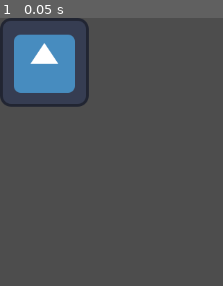
Above: before the commit, frame 1.
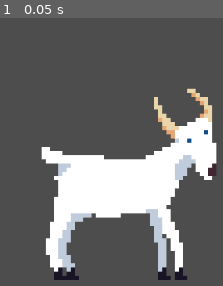
Above: after the commit, the same moment.

Repository: TigerJ/Mac-Testing
Game: Godot game, scene res://Scenes/ui.tscn
The game is run twice, just before and just after one commit, with the same random seed, the same clock (stepped at 60 frames per second) and the same inputs. The engine's default icon, where the game draws it, is replaced by a stand-in: a white triangle on a blue panel in a dark square.
Inputs:
- Up to frame 1 (0.05 s): no input

The runs differ from the first frame. In frame 1, 29% of the frame differs, in the area x 0-98%, y 0-98%.

Commit message:
testing
confirming the issue is with setting the project to fullscreen

Diff:
--- a/Scenes/ui.tscn
+++ b/Scenes/ui.tscn
@@ -1,7 +1,7 @@
 [gd_scene load_steps=3 format=3 uid="uid://b02gn7lvh016a"]
 
 [ext_resource type="Script" path="res://UI.gd" id="1_o27ug"]
-[ext_resource type="Texture2D" uid="uid://b2io0qrmjwdek" path="res://icon.svg" id="2_4y5sq"]
+[ext_resource type="Texture2D" uid="uid://w0xpsi4bpqub" path="res://goat1.png" id="2_ljgfx"]
 
 [node name="UI" type="Node2D"]
 script = ExtResource("1_o27ug")
@@ -19,10 +19,10 @@
 
 [node name="TextureRect" type="TextureRect" parent="CanvasLayer/Control"]
 layout_mode = 0
-offset_right = 40.0
-offset_bottom = 40.0
+offset_right = 384.0
+offset_bottom = 384.0
 mouse_filter = 0
-texture = ExtResource("2_4y5sq")
+texture = ExtResource("2_ljgfx")
 
 [connection signal="mouse_entered" from="CanvasLayer/Control/TextureRect" to="." method="_on_texture_rect_mouse_entered"]
 [connection signal="mouse_exited" from="CanvasLayer/Control/TextureRect" to="." method="_on_texture_rect_mouse_exited"]
--- a/project.godot
+++ b/project.godot
@@ -14,3 +14,7 @@
 run/main_scene="res://Scenes/ui.tscn"
 config/features=PackedStringArray("4.2", "Forward Plus")
 config/icon="res://icon.svg"
+
+[rendering]
+
+textures/canvas_textures/default_texture_filter=0
Binary file added: goat1.png
Not shown, added: goat1.png.import
